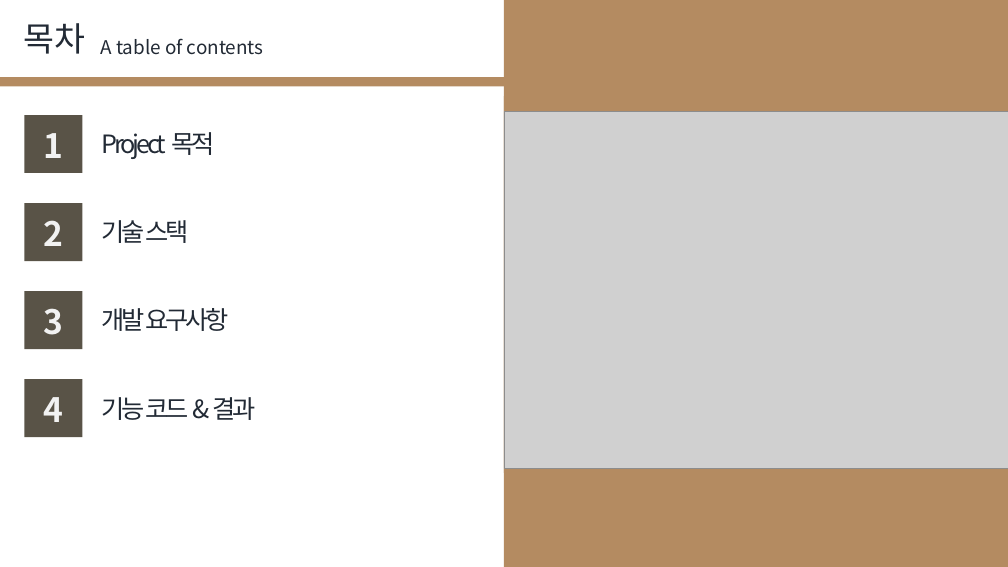
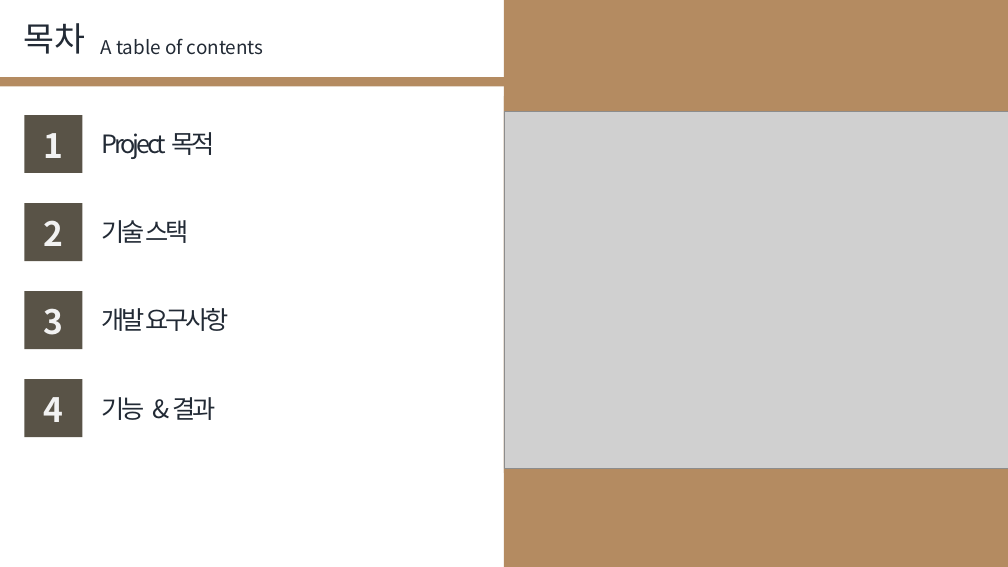
Before and after one commit to JJang-Ah/JSP-shoping-mall-project, a slide deck: slide 2 of JaAhCamping_project(JSP).pptx. Drawn at 1008x567 pixels with LibreOffice and Linux fonts; fonts in the diff are those of the drawing; grey boxes stand for pictures. Boxes give left, top, right and bottom in pixels: in the first picture for what was removed or moved away, otherwise in the second. Text is boxed around its words. In the diff, an @@ line names an element or a change of style, - is before the commit and + after.

```diff
--- a/JaAhCamping_project(JSP).pptx
+++ b/JaAhCamping_project(JSP).pptx
@@ text at (101, 397, 215, 420): text changed @@
-기능 코드 & 결과
+기능 & 결과
```
Also in this commit, not shown: 12 other slides changed, 10 slides added, 2 other files.
